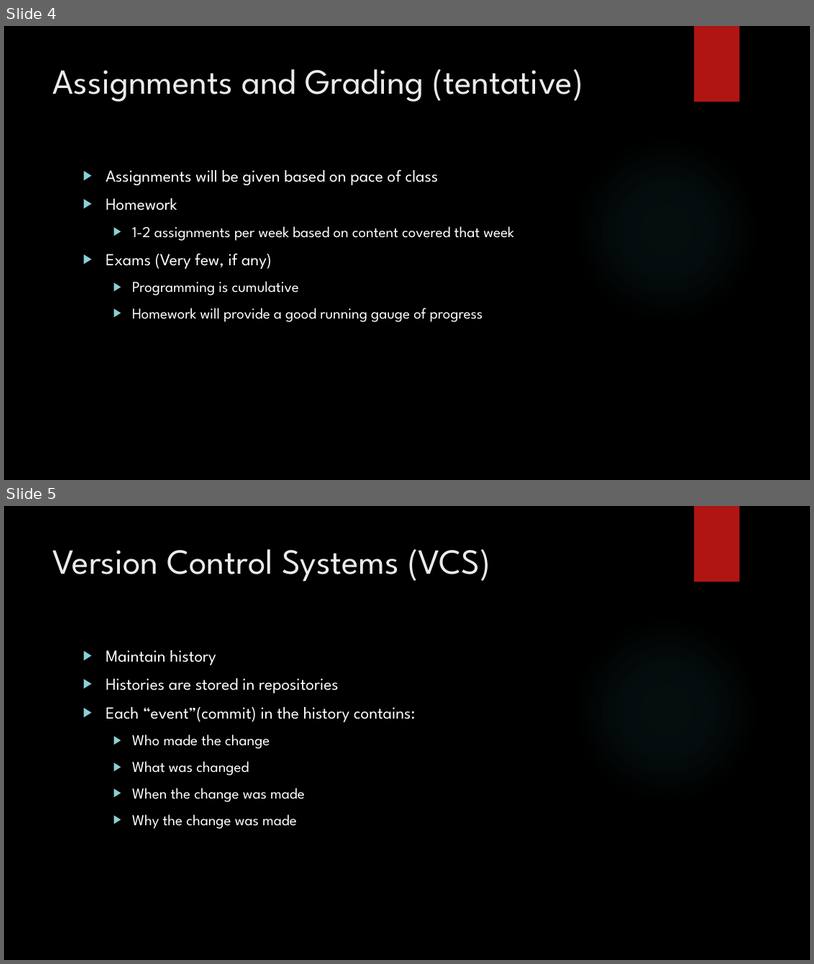
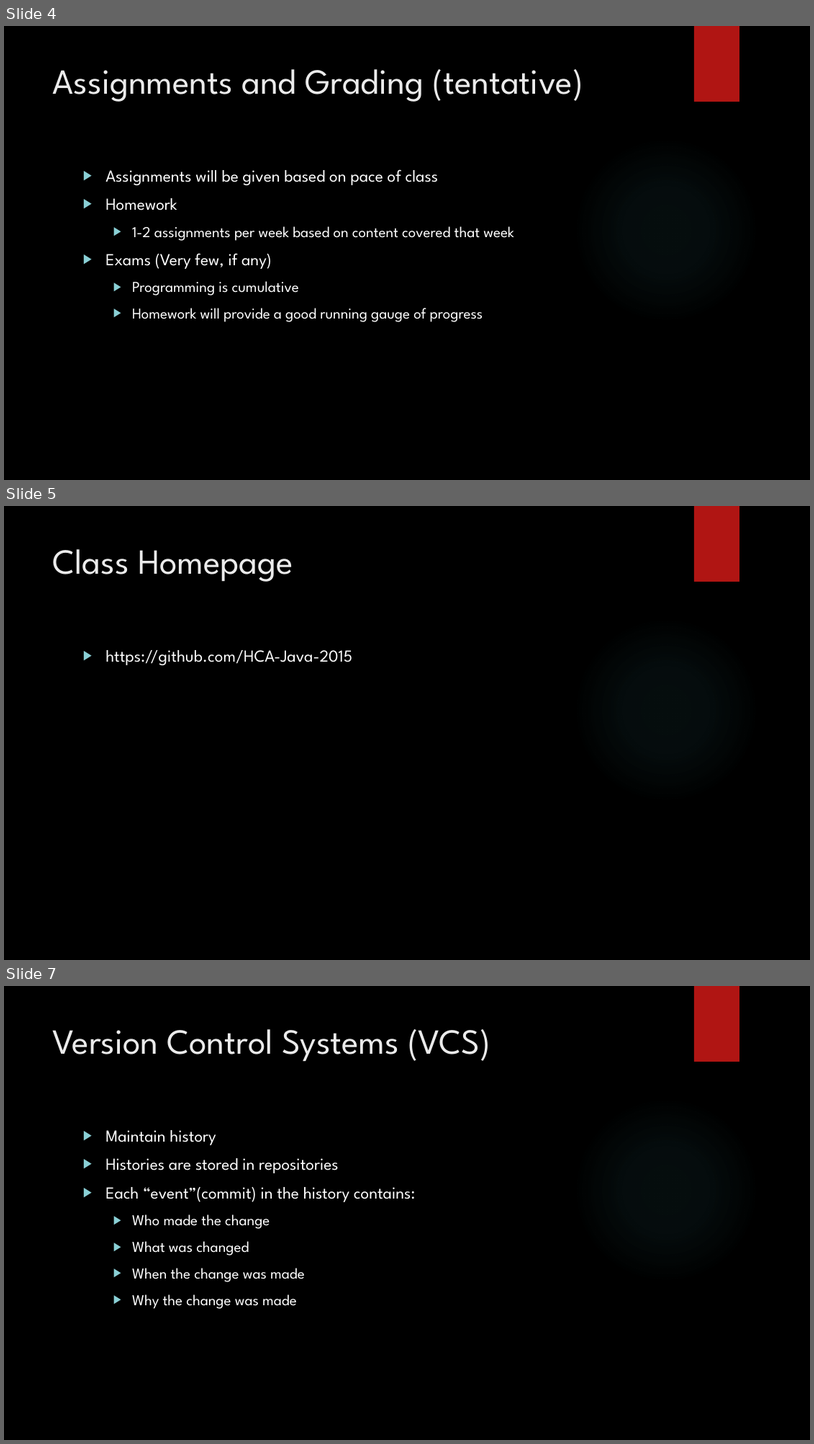
Before and after one commit to HCA-Java-2015/Presentations, a slide deck: Introduction and Git.pptx. Shown one above the other, each under a label of ours: slides 4 and 5 before the commit, slides 4, 5 and 7 after it; the slides between them are not shown. The pictures are 814x964 and 814x1444 pixels, drawn with LibreOffice and Linux fonts; fonts in the diff are those of the drawing; background and template pictures are left out. Boxes give left, top, right and bottom in pixels: in the first picture for what was removed or moved away, otherwise in the second. Text is boxed around its words. In the diff, an @@ line names an element or a change of style, - is before the commit and + after.

```diff
--- a/Introduction and Git.pptx
+++ b/Introduction and Git.pptx
@@ slide 5 added at <box>4,506,810,960</box>, background picture (left out); not listed: 2 template elements that a slide beside it also shows @@
@@ title added at <box>53,549,293,582</box>, 42 pt, text #EBEBEB @@
+Class Homepage
@@ text added at <box>106,650,352,665</box>, 20 pt, text #FFFFFF @@
+▶ https://github.com/HCA-Java-2015
@@ what was slide 5 is now slide 7 @@
```
Also in this commit, not shown: 1 slide changed, 1 other slide added, 1 slide removed, 1 other file.
